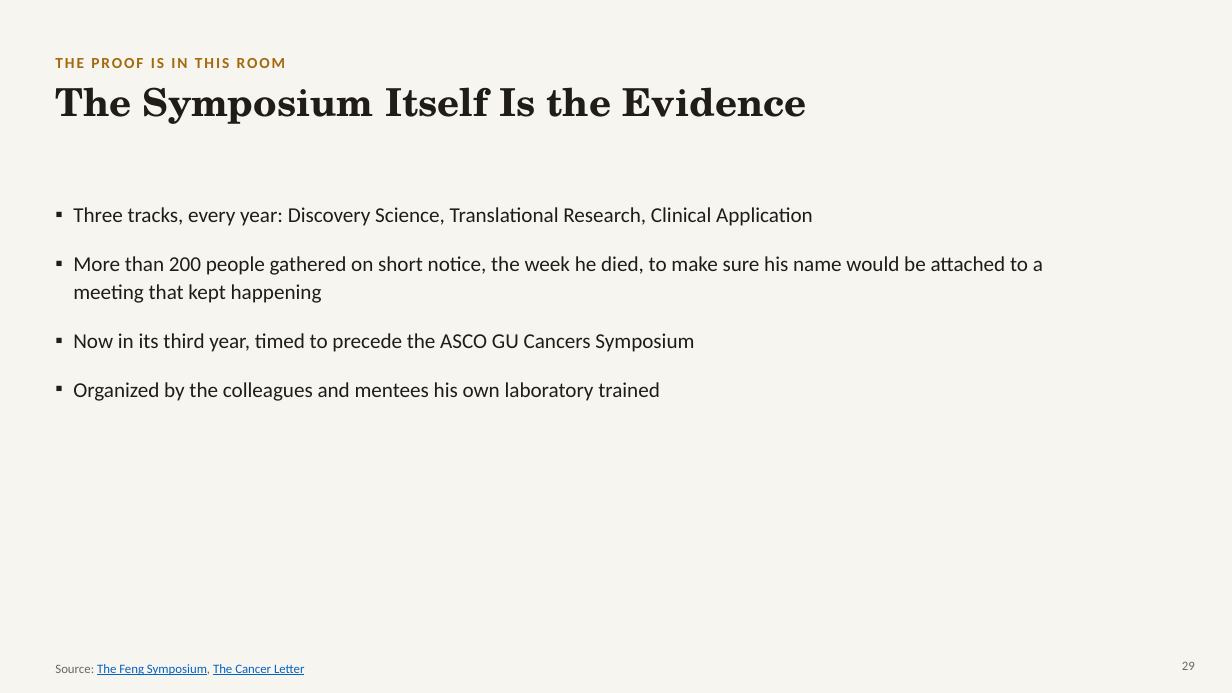
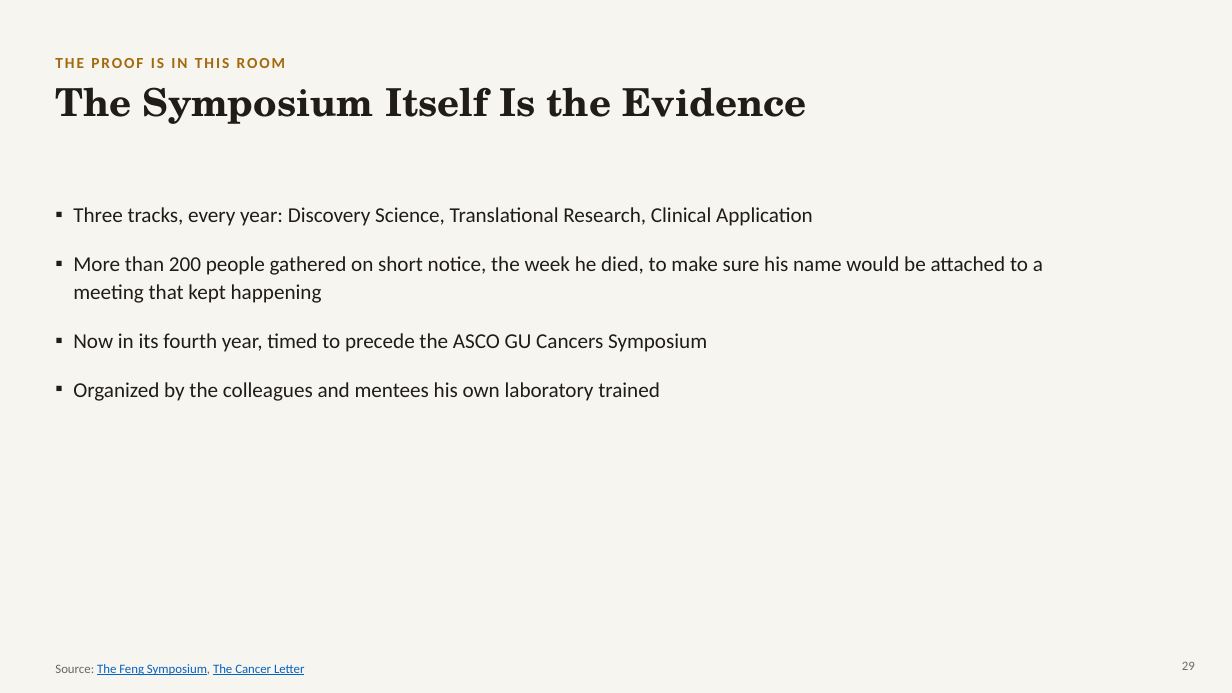
Before and after one commit to kpienta-cloud/FENG, a slide deck: slide 29 of slides/Transformative_Science_Feng_Keynote.pptx. Drawn at 1232x693 pixels with LibreOffice and Linux fonts; fonts in the diff are those of the drawing. Boxes give left, top, right and bottom in pixels: in the first picture for what was removed or moved away, otherwise in the second. Text is boxed around its words. In the diff, an @@ line names an element or a change of style, - is before the commit and + after.

```diff
--- a/slides/Transformative_Science_Feng_Keynote.pptx
+++ b/slides/Transformative_Science_Feng_Keynote.pptx
@@ text at box(73, 333, 707, 352): text changed @@
-▪ Now in its third year, timed to precede the ASCO GU Cancers Symposium
+▪ Now in its fourth year, timed to precede the ASCO GU Cancers Symposium
```
Also in this commit, not shown: 1 other slide changed, 2 other files.
